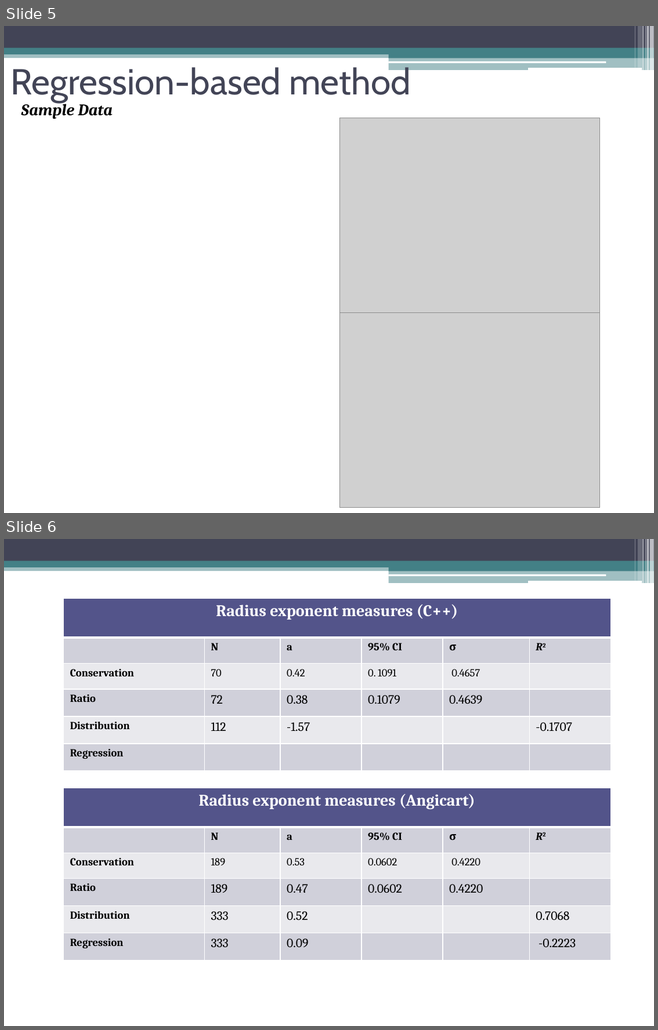
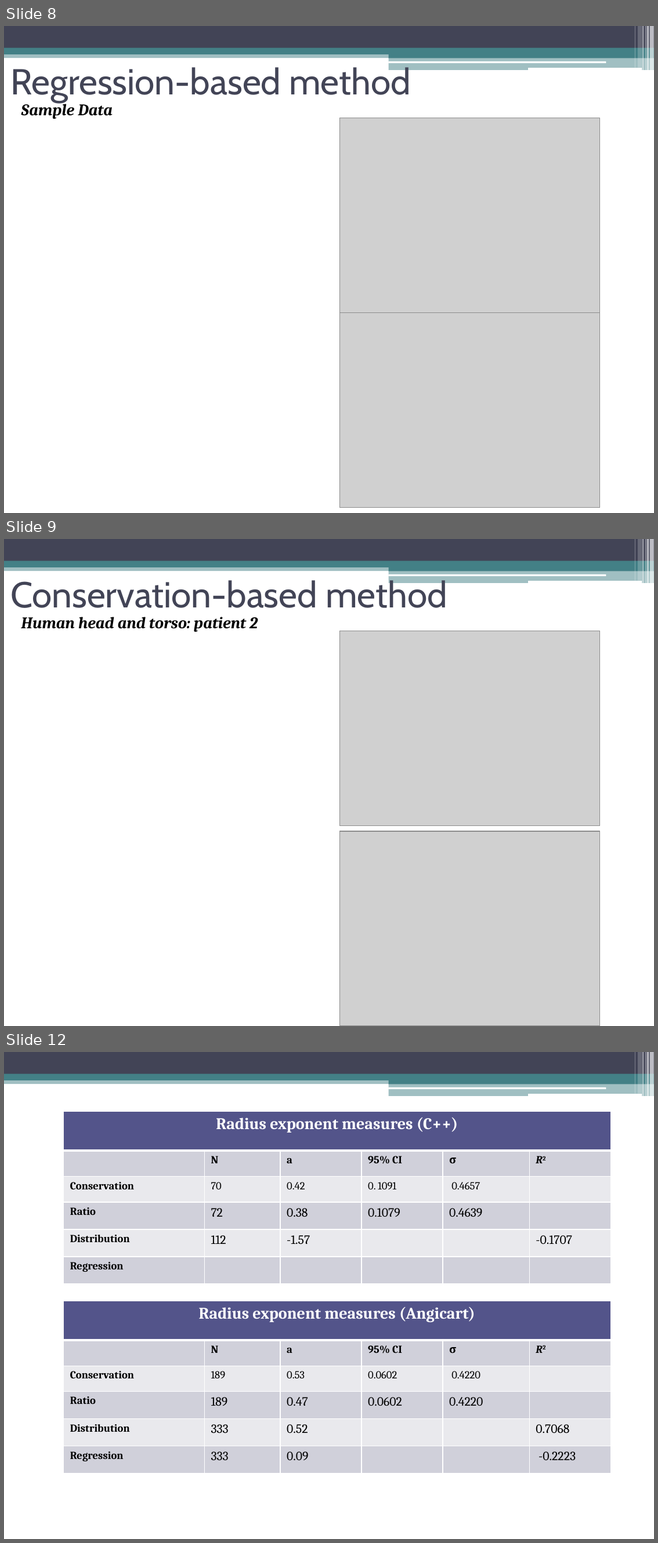
Before and after one commit to jocelynshen/angicart-biological-scaling, a slide deck: papers/ScalingExponentMethodsPresentation.pptx. Shown one above the other, each under a label of ours: slides 5 and 6 before the commit, slides 8, 9 and 12 after it; the slides between them are not shown. The pictures are 658x1030 and 658x1543 pixels, drawn with LibreOffice and Linux fonts; fonts in the diff are those of the drawing; grey boxes stand for pictures. Boxes give left, top, right and bottom in pixels: in the first picture for what was removed or moved away, otherwise in the second. Text is boxed around its words. In the diff, an @@ line names an element or a change of style, - is before the commit and + after.

```diff
--- a/papers/ScalingExponentMethodsPresentation.pptx
+++ b/papers/ScalingExponentMethodsPresentation.pptx
@@ slide 9 added at <box>4,539,654,1026</box>, background #FFFFFF; not listed: 13 template elements that a slide beside it also shows @@
@@ title added at <box>10,577,447,608</box>, 40 pt, text #424456 @@
+Conservation-based method
@@ text added at <box>21,617,257,632</box>, 18 pt, text #000000, bold, italic @@
+Human head and torso: patient 2
@@ picture added at <box>340,631,600,826</box> @@
@@ picture added at <box>340,831,600,1026</box> @@
@@ what was slide 5 is now slide 8 @@
@@ what was slide 6 is now slide 12 @@
```
Also in this commit, not shown: 1 slide changed, 6 other slides added, 58 other files.
